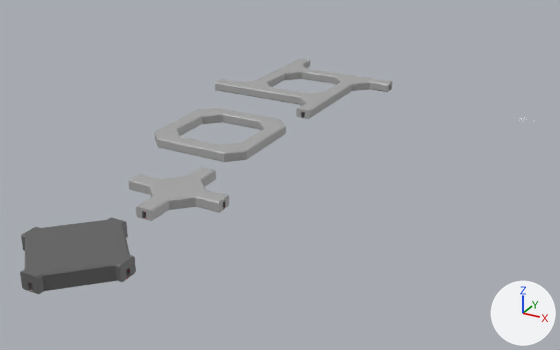
The Blender file Assets/Models/Models.blend: old version first, new version second.
The view is the same before and after, from a camera (50 mm lens) standing at (58.1, -276.6, 91.8) and looking at (-47.7, -84.1, -4.4). Every picture has the same lights, and +X, +Y and +Z are marked at lower right.

Objects in the first picture: 'EmptyRoom', 'HallwayCornerNE', 'HallwayCornerNW', 'HallwayCornerSE', 'HallwayCornerSW', 'HallwayCross', 'HallwayJunctionEWS', 'HallwayJunctionNES', 'HallwayJunctionNEW', 'HallwayJunctionNWS'.
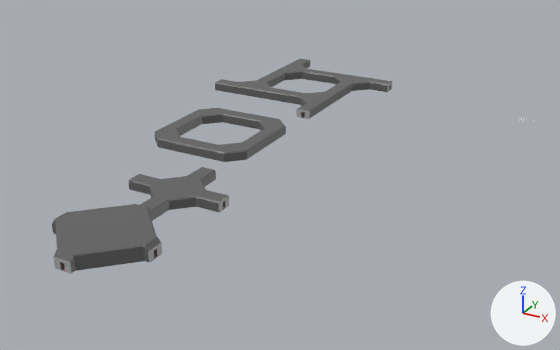
Boxes [x1, y1, x2, y2] around the edits, measured in the pictures (560 x 350 px):
'EmptyRoom', reshaped, moved (9% shorter): before [20, 217, 136, 294]; after [52, 204, 162, 274]
part 1 of me_cube_013, surface changed: [240, 113, 286, 147] in both
part 2 of me_cube_011, surface changed: [179, 108, 247, 130] in both
part 3 of me_cube_012, surface changed: [190, 135, 267, 162] in both
part 4 of me_cube_009, surface changed: [154, 120, 198, 155] in both
part 5 of me_cube_017, surface changed: [215, 76, 288, 102] in both
part 6 of me_cube_016, surface changed: [282, 87, 345, 119] in both
part 7 of me_cube_015, surface changed: [318, 71, 392, 95] in both
part 8 of me_cube_014, surface changed: [266, 59, 322, 85] in both
part 9 of me_cube_018, surface changed: [129, 167, 229, 221] in both
part 10 of me_cube_025, built on: before [20, 217, 136, 294]; after [52, 204, 162, 273]
part 11 of me_cube_025, surface changed: before [24, 225, 135, 294]; after [55, 209, 160, 274]

What changed in the scene script:
```text
Change me_cube_013:
    where me_cube_013.from_pydata(...)  # 280 vertices, 242 faces; spans x -15.0..2.6, y -15.0..2.6, z -0.1..3.1
    me_cube_013 part 1: texture (UV) coordinates of 242 of 242 faces, centred in x -15.0..2.6, y -15.0..2.6, z -0.1..3.1, changed; they spanned u 0.11..0.6, v 0.61..0.82 and now span u 0.12..0.63, v 0.61..0.86
Change me_cube_011:
    where me_cube_011.from_pydata(...)  # 280 vertices, 242 faces; spans x -2.6..15.0, y -15.0..2.6, z -0.1..3.1
    me_cube_011 part 2: texture (UV) coordinates of 242 of 242 faces, centred in x -2.6..15.0, y -15.0..2.6, z -0.1..3.1, changed; they spanned u 0.11..0.6, v 0.61..0.82 and now span u 0.12..0.63, v 0.61..0.86
Change me_cube_012:
    where me_cube_012.from_pydata(...)  # 280 vertices, 242 faces; spans x -15.0..2.6, y -2.6..15.0, z -0.1..3.1
    me_cube_012 part 3: texture (UV) coordinates of 242 of 242 faces, centred in x -15.0..2.6, y -2.6..15.0, z -0.1..3.1, changed; they spanned u 0.11..0.6, v 0.61..0.82 and now span u 0.12..0.63, v 0.61..0.86
Change me_cube_009:
    where me_cube_009.from_pydata(...)  # 280 vertices, 242 faces; spans x -2.6..15.0, y -2.6..15.0, z -0.1..3.1
    me_cube_009 part 4: texture (UV) coordinates of 242 of 242 faces, centred in x -2.6..15.0, y -2.6..15.0, z -0.1..3.1, changed; they spanned u 0.11..0.6, v 0.61..0.82 and now span u 0.12..0.63, v 0.61..0.86
Change me_cube_017:
    where me_cube_017.from_pydata(...)  # 366 vertices, 327 faces; spans x -15.0..15.0, y -2.6..15.0, z -0.1..3.1
    me_cube_017 part 5: texture (UV) coordinates of 327 of 327 faces, centred in x -15.0..15.0, y -2.6..15.0, z -0.1..3.1, changed; they spanned u 0.12..0.62, v 0.62..0.86 and now span u 0.12..0.63, v 0.61..0.86
Change me_cube_016:
    where me_cube_016.from_pydata(...)  # 366 vertices, 327 faces; spans x -15.0..2.6, y -15.0..15.0, z -0.1..3.1
    me_cube_016 part 6: texture (UV) coordinates of 327 of 327 faces, centred in x -15.0..2.6, y -15.0..15.0, z -0.1..3.1, changed; they spanned u 0.12..0.62, v 0.62..0.86 and now span u 0.12..0.63, v 0.61..0.86
Change me_cube_015:
    where me_cube_015.from_pydata(...)  # 366 vertices, 327 faces; spans x -15.0..15.0, y -15.0..2.6, z -0.1..3.1
    me_cube_015 part 7: texture (UV) coordinates of 327 of 327 faces, centred in x -15.0..15.0, y -15.0..2.6, z -0.1..3.1, changed; they spanned u 0.12..0.62, v 0.62..0.86 and now span u 0.12..0.63, v 0.61..0.86
Change me_cube_014:
    where me_cube_014.from_pydata(...)  # 366 vertices, 327 faces; spans x -2.6..15.0, y -15.0..15.0, z -0.1..3.1
    me_cube_014 part 8: texture (UV) coordinates of 327 of 327 faces, centred in x -2.6..15.0, y -15.0..15.0, z -0.1..3.1, changed; they spanned u 0.12..0.62, v 0.62..0.86 and now span u 0.12..0.63, v 0.61..0.86
Change me_cube_018:
    remove me_cube_018.from_pydata(...)  # 548 vertices, 485 faces; spans x -15.0..15.0, y -15.0..15.0, z -0.1..3.1
    add me_cube_018.from_pydata(...)  # 548 vertices, 486 faces; spans x -15.0..15.0, y -15.0..15.0, z -0.1..3.1
    me_cube_018 part 9: 409 kept faces spanning x -15.0..15.0, y -15.0..15.0, z -0.1..3.1 get new texture (UV) coordinates
Change me_cube_025:
    remove me_cube_025.from_pydata(...)  # 516 vertices, 462 faces; spans x -15.0..15.0, y -15.0..15.0, z -0.1..4.4
    add me_cube_025.from_pydata(...)  # 660 vertices, 610 faces; spans x -15.0..15.0, y -15.0..15.0, z -0.1..4.4
    me_cube_025 part 10: 128 vertices moved from x -15.0..15.0, y -15.0..15.0, z 4.0..4.4 to x -15.0..15.0, y -15.0..15.0, z 2.7..4.4; 144 vertices added at x -15.0..15.0, y -15.0..15.0, z -0.1..4.3
    me_cube_025 part 11: 242 kept faces spanning x -15.0..15.0, y -15.0..15.0, z -0.1..4.4 get new texture (UV) coordinates
Change ob_emptyroom:
    ob_emptyroom.location: (-60.0, -160.0, 0.0) -> (-60.0, -150.0, 0.0)
```
